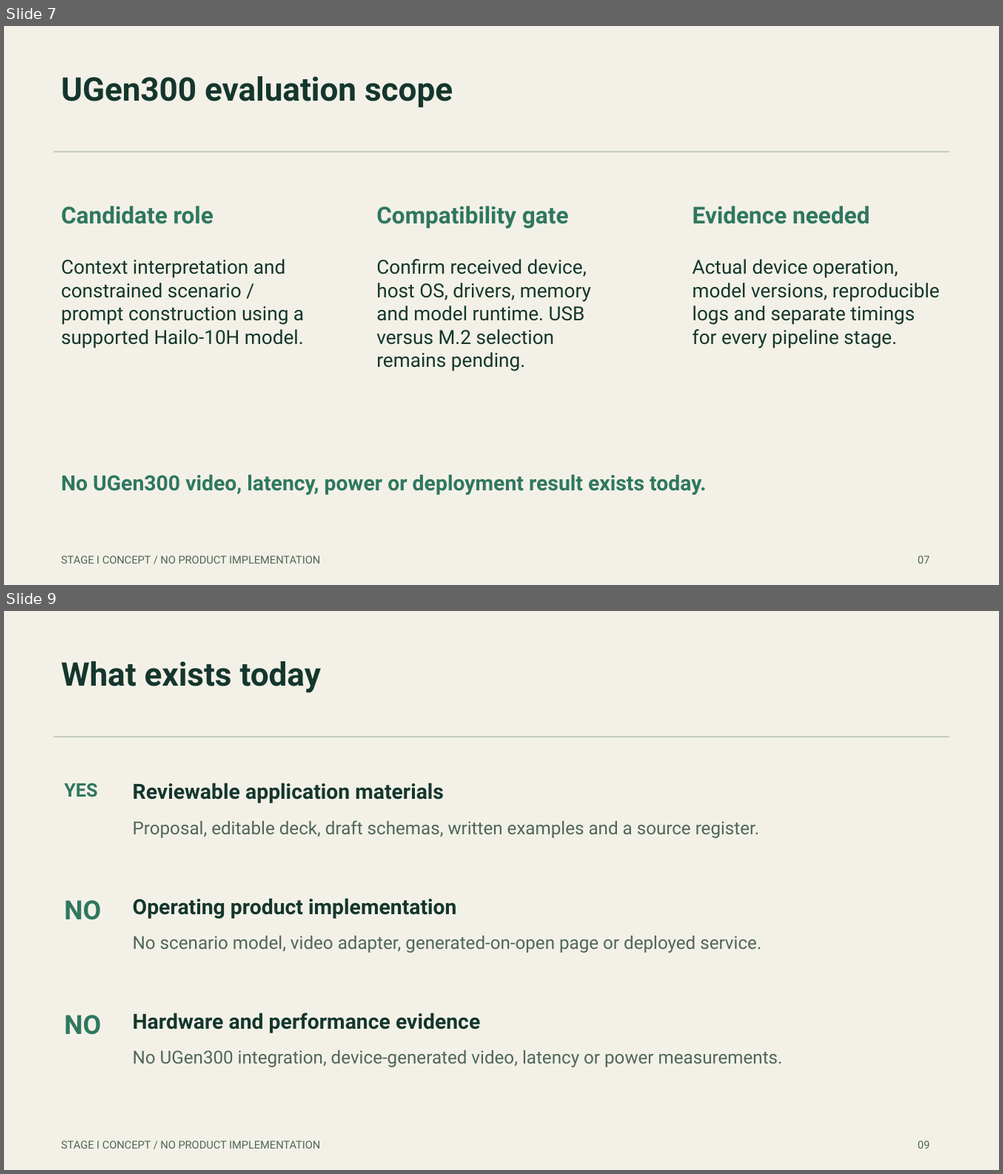
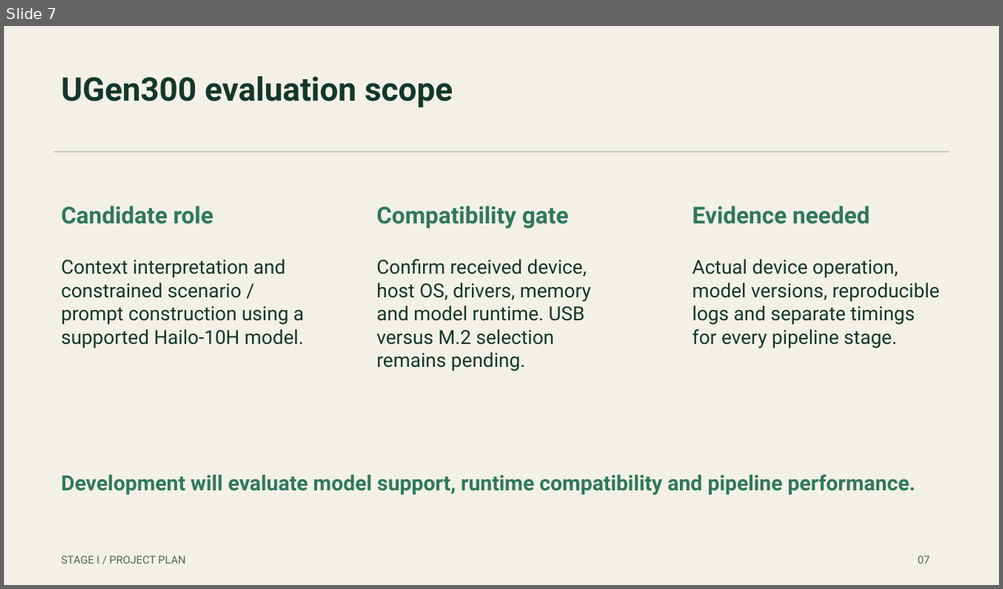
Before and after one commit to mkhsu2002/OnDemand-World-Observatory, a slide deck: deliverables/OnDemand-World-Observatory-Proposal.pptx. Shown one above the other, each under a label of ours: slides 7 and 9 before the commit, slide 7 after it; the slides between them are not shown. The pictures are 1003x1174 and 1003x589 pixels, drawn with LibreOffice and Linux fonts; fonts in the diff are those of the drawing. Boxes give left, top, right and bottom in pixels: in the first picture for what was removed or moved away, otherwise in the second. Text is boxed around its words. In the diff, an @@ line names an element or a change of style, - is before the commit and + after.

Commit message:
Align proposal materials with public website observation plan

```diff
--- a/deliverables/OnDemand-World-Observatory-Proposal.pptx
+++ b/deliverables/OnDemand-World-Observatory-Proposal.pptx
@@ slide 9 removed at [4,611,999,1170], background #F3F1E7 @@
@@ text removed at [61,661,321,693] @@
-What exists today
@@ rectangle removed at [54,736,949,738] @@
@@ text removed at [64,783,97,797] @@
-YES
@@ text removed at [133,783,444,803] @@
-Reviewable application materials
@@ text removed at [133,820,759,838] @@
-Proposal, editable deck, draft schemas, written examples and a source register.
@@ text removed at [133,898,456,919] @@
-Operating product implementation
@@ text removed at [64,900,101,920] @@
-NO
@@ text removed at [133,936,761,953] @@
-No scenario model, video adapter, generated-on-open page or deployed service.
@@ text removed at [64,1015,101,1035] @@
-NO
@@ text removed at [133,1013,480,1034] @@
-Hardware and performance evidence
@@ text removed at [133,1051,782,1068] @@
-No UGen300 integration, device-generated video, latency or power measurements.
@@ text removed at [61,1141,320,1149] @@
-STAGE I CONCEPT / NO PRODUCT IMPLEMENTATION
@@ text removed at [917,1141,929,1149] @@
-09
@@ slide 7 changed as well @@
@@ text at [61,474,915,495]: text changed @@
-No UGen300 video, latency, power or deployment result exists today.
+Development will evaluate model support, runtime compatibility and pipeline performance.
@@ text at [61,556,185,564]: text changed @@
-STAGE I CONCEPT / NO PRODUCT IMPLEMENTATION
+STAGE I / PROJECT PLAN
```
Also in this commit, not shown: 12 other slides changed, 1 slide added, 16 other files.
